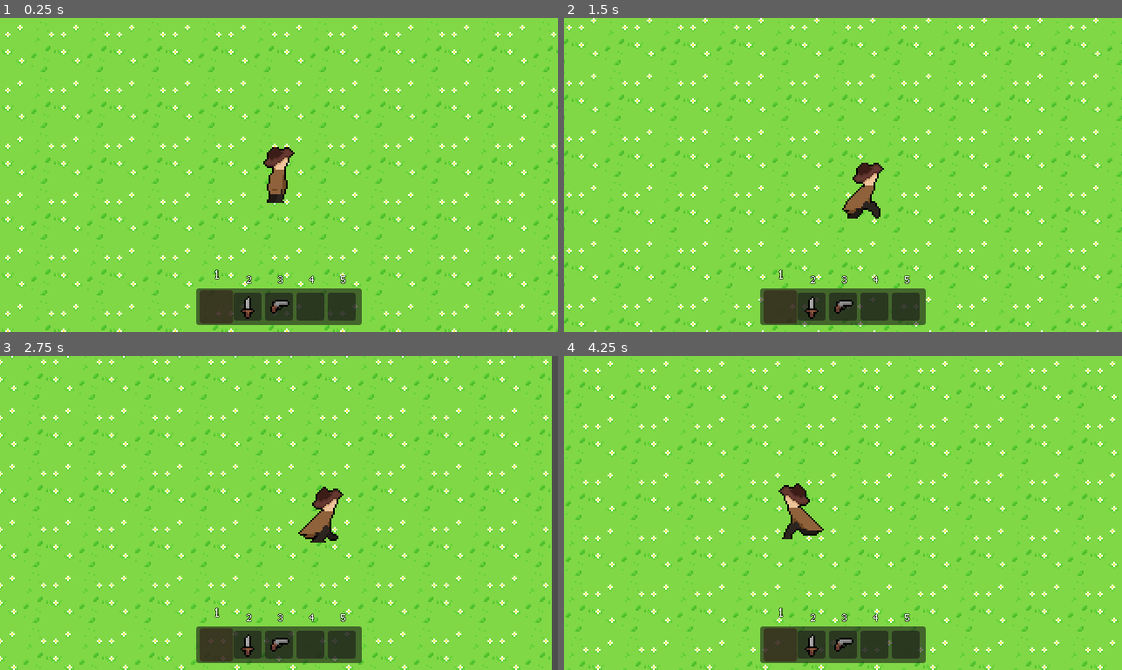
Above: before the commit, frames 1-4 (two rows, left to right).
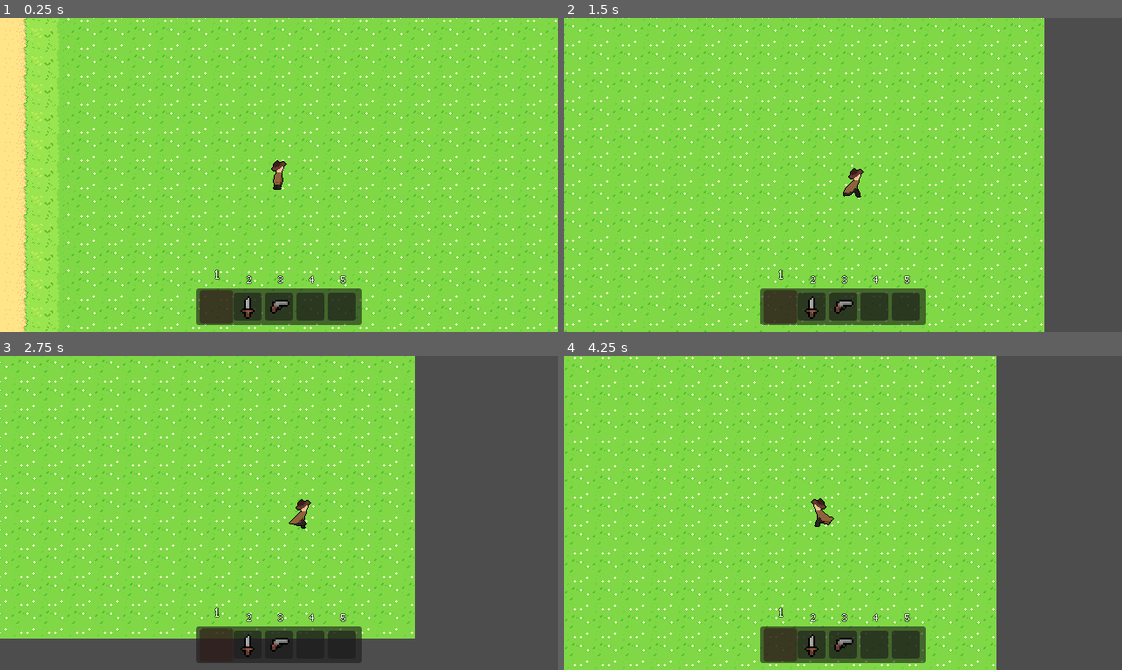
Above: after the commit, the same moments.

Repository: npkup/Wildjam-93
Game: Godot game, scene res://scenes/main.tscn
Two runs of this game, one before a commit and one after it. Both use one fixed random seed, a clock stepped at 60 frames per second and the inputs below.
Inputs (mouse positions are in pixels of both pictures, inside the frame that each line leads up to):
- Up to frame 1 (0.25 s): no input
- Up to frame 2 (1.5 s): move the mouse to (965, 159) at 0.52 s; hold D (right) 0.53-1.28 s; click (965, 159) at 0.6 s; move the mouse to (731, 190) at 1.27 s; hold S (down) from 1.28 s (still down); click (731, 190) at 1.35 s
- Up to frame 3 (2.75 s): move the mouse to (334, 443) at 2.02 s; release S (down) at 2.03 s; hold D (right) from 2.03 s (still down); click (334, 443) at 2.1 s
- Up to frame 4 (4.25 s): move the mouse to (815, 575) at 2.77 s; release D (right) at 2.78 s; hold W (up) 2.78-3.53 s; click (815, 575) at 2.85 s; move the mouse to (1010, 560) at 3.52 s; hold A (left) from 3.53 s (still down); click (1010, 560) at 3.6 s

The runs differ from the first frame. In frame 1, 25% of the frame differs, in the area x 0-100%, y 0-100%; in frame 2, 28%; in frame 3, 41%, in the area x 0-99%, y 0-100%; in frame 4, 35%.

Commit message:
Player weapon anim

Diff:
--- a/project.godot
+++ b/project.godot
@@ -73,6 +73,11 @@
 "events": [Object(InputEventKey,"resource_local_to_scene":false,"resource_name":"","device":-1,"window_id":0,"alt_press …(191 unchanged characters)…
 ]
 }
+attack={
+"deadzone": 0.2,
+"events": [Object(InputEventMouseButton,"resource_local_to_scene":false,"resource_name":"","device":-1,"window_id":0,"alt_pressed":false,"shift_pressed":false,"ctrl_pressed":false,"meta_pressed":false,"button_mask":0,"position":Vector2(0, 0),"global_position":Vector2(0, 0),"factor":1.0,"button_index":1,"canceled":false,"pressed":false,"double_click":false,"script":null)
+]
+}
 
 [physics]
 
--- a/scenes/main.tscn
+++ b/scenes/main.tscn
@@ -64,7 +64,6 @@
 position = Vector2(335, 186)
 
 [node name="Camera2D" type="Camera2D" parent="player" unique_id=12143856]
-zoom = Vector2(2, 2)
 process_callback = 0
 position_smoothing_enabled = true
 
--- a/scenes/player.tscn
+++ b/scenes/player.tscn
@@ -4,7 +4,7 @@
 [ext_resource type="Texture2D" uid="uid://dkwab2xxlig2v" path="res://assets/sprites/player/detective.png" id="2_qhqgy"]
 [ext_resource type="Shader" uid="uid://3vqvtjuj7ea2" path="res://shaders/outline.gdshader" id="2_qlg0r"]
 [ext_resource type="Texture2D" uid="uid://dpt2wj5iu3w43" path="res://assets/sprites/player/detective_run.png" id="3_dqkch"]
-[ext_resource type="Texture2D" uid="uid://d1j0tw275t7wp" path="res://assets/sprites/items/pistol/pistol.png" id="3_qhqgy"]
+[ext_resource type="Texture2D" uid="uid://d00k8e1t1ouvr" path="res://assets/sprites/items/dagger/dager.png" id="5_qlg0r"]
 
 [sub_resource type="RectangleShape2D" id="RectangleShape2D_sgp6g"]
 size = Vector2(32, 32)
@@ -15,73 +15,70 @@
 shader_parameter/type = 1
 shader_parameter/thickness = 1.0
 
-[sub_resource type="AtlasTexture" id="AtlasTexture_dqkch"]
-atlas = ExtResource("2_qhqgy")
-region = Rect2(0, 0, 32, 32)
-
 [sub_resource type="AtlasTexture" id="AtlasTexture_qlg0r"]
 atlas = ExtResource("2_qhqgy")
-region = Rect2(32, 0, 32, 32)
+region = Rect2(0, 0, 32, 34)
 
 [sub_resource type="AtlasTexture" id="AtlasTexture_tuyoq"]
 atlas = ExtResource("2_qhqgy")
-region = Rect2(64, 0, 32, 32)
+region = Rect2(32, 0, 32, 34)
 
 [sub_resource type="AtlasTexture" id="AtlasTexture_fjrip"]
 atlas = ExtResource("2_qhqgy")
-region = Rect2(96, 0, 32, 32)
+region = Rect2(64, 0, 32, 34)
 
 [sub_resource type="AtlasTexture" id="AtlasTexture_smehm"]
 atlas = ExtResource("2_qhqgy")
-region = Rect2(128, 0, 32, 32)
+region = Rect2(96, 0, 32, 34)
 
 [sub_resource type="AtlasTexture" id="AtlasTexture_ur7pv"]
 atlas = ExtResource("2_qhqgy")
-region = Rect2(160, 0, 32, 32)
+region = Rect2(128, 0, 32, 34)
 
 [sub_resource type="AtlasTexture" id="AtlasTexture_y4r1p"]
 atlas = ExtResource("2_qhqgy")
-region = Rect2(192, 0, 32, 32)
+region = Rect2(160, 0, 32, 34)
 
 [sub_resource type="AtlasTexture" id="AtlasTexture_d2wvv"]
 atlas = ExtResource("2_qhqgy")
-region = Rect2(224, 0, 32, 32)
+region = Rect2(192, 0, 32, 34)
+
+[sub_resource type="AtlasTexture" id="AtlasTexture_4r5pv"]
+atlas = ExtResource("2_qhqgy")
+region = Rect2(224, 0, 32, 34)
 
 [sub_resource type="AtlasTexture" id="AtlasTexture_3v2ag"]
 atlas = ExtResource("3_dqkch")
-region = Rect2(0, 0, 32, 32)
+region = Rect2(0, 0, 32, 34)
 
 [sub_resource type="AtlasTexture" id="AtlasTexture_jej6c"]
 atlas = ExtResource("3_dqkch")
-region = Rect2(32, 0, 32, 32)
+region = Rect2(32, 0, 32, 34)
 
 [sub_resource type="AtlasTexture" id="AtlasTexture_f1ej7"]
 atlas = ExtResource("3_dqkch")
-region = Rect2(64, 0, 32, 32)
+region = Rect2(64, 0, 32, 34)
 
 [sub_resource type="AtlasTexture" id="AtlasTexture_oprun"]
 atlas = ExtResource("3_dqkch")
-region = Rect2(96, 0, 32, 32)
+region = Rect2(96, 0, 32, 34)
 
 [sub_resource type="AtlasTexture" id="AtlasTexture_a8ls1"]
 atlas = ExtResource("3_dqkch")
-region = Rect2(128, 0, 32, 32)
+region = Rect2(128, 0, 32, 34)
 
 [sub_resource type="AtlasTexture" id="AtlasTexture_qfm1y"]
 atlas = ExtResource("3_dqkch")
-region = Rect2(160, 0, 32, 32)
+region = Rect2(160, 0, 32, 34)
 
 [sub_resource type="AtlasTexture" id="AtlasTexture_fulsm"]
 atlas = ExtResource("3_dqkch")
-region = Rect2(192, 0, 32, 32)
+region = Rect2(192, 0, 32, 34)
 
 [sub_resource type="SpriteFrames" id="SpriteFrames_3v2ag"]
 animations = [{
 "frames": [{
 "duration": 1.0,
-"texture": SubResource("AtlasTexture_dqkch")
-}, {
-"duration": 1.0,
 "texture": SubResource("AtlasTexture_qlg0r")
 }, {
 "duration": 1.0,
@@ -101,6 +98,9 @@
 }, {
 "duration": 1.0,
 "texture": SubResource("AtlasTexture_d2wvv")
+}, {
+"duration": 1.0,
+"texture": SubResource("AtlasTexture_4r5pv")
 }],
 "loop": true,
 "name": &"idle",
@@ -130,8 +130,127 @@
 }],
 "loop": true,
 "name": &"run",
-"speed": 8.0
+"speed": 12.0
 }]
+
+[sub_resource type="Animation" id="Animation_qlg0r"]
+length = 0.001
+tracks/0/type = "value"
+tracks/0/imported = false
+tracks/0/enabled = true
+tracks/0/path = NodePath("Marker2D/weapon:position")
+tracks/0/interp = 1
+tracks/0/loop_wrap = true
+tracks/0/keys = {
+"times": PackedFloat32Array(0),
+"transitions": PackedFloat32Array(1),
+"update": 0,
+"values": [Vector2(18, 0)]
+}
+tracks/1/type = "value"
+tracks/1/imported = false
+tracks/1/enabled = true
+tracks/1/path = NodePath("Marker2D:rotation")
+tracks/1/interp = 1
+tracks/1/loop_wrap = true
+tracks/1/keys = {
+"times": PackedFloat32Array(0),
+"transitions": PackedFloat32Array(1),
+"update": 0,
+"values": [1.5707964]
+}
+
+[sub_resource type="Animation" id="Animation_smehm"]
+resource_name = "dagger-left"
+length = 0.5
+step = 0.1
+tracks/0/type = "method"
+tracks/0/imported = false
+tracks/0/enabled = true
+tracks/0/path = NodePath(".")
+tracks/0/interp = 1
+tracks/0/loop_wrap = true
+tracks/0/keys = {
+"times": PackedFloat32Array(0, 0.5),
+"transitions": PackedFloat32Array(1, 1),
+"values": [{
+"args": [],
+"method": &"perpendicularize_sword"
+}, {
+"args": [],
+"method": &"unperpendicularize_sword"
+}]
+}
+tracks/1/type = "value"
+tracks/1/imported = false
+tracks/1/enabled = true
+tracks/1/path = NodePath("Marker2D:rotation")
+tracks/1/interp = 2
+tracks/1/loop_wrap = true
+tracks/1/keys = {
+"times": PackedFloat32Array(0, 0.1, 0.3),
+"transitions": PackedFloat32Array(1, 1, 1),
+"update": 0,
+"values": [-1.5707963267948966, -4.712389, -3.1415927]
+}
+
+[sub_resource type="Animation" id="Animation_tuyoq"]
+resource_name = "dagger-right"
+length = 0.5
+step = 0.1
+tracks/0/type = "method"
+tracks/0/imported = false
+tracks/0/enabled = true
+tracks/0/path = NodePath(".")
+tracks/0/interp = 1
+tracks/0/loop_wrap = true
+tracks/0/keys = {
+"times": PackedFloat32Array(0, 0.3),
+"transitions": PackedFloat32Array(1, 1),
+"values": [{
+"args": [],
+"method": &"perpendicularize_sword"
+}, {
+"args": [],
+"method": &"unperpendicularize_sword"
+}]
+}
+tracks/1/type = "value"
+tracks/1/imported = false
+tracks/1/enabled = true
+tracks/1/path = NodePath("Marker2D:rotation")
+tracks/1/interp = 2
+tracks/1/loop_wrap = true
+tracks/1/keys = {
+"times": PackedFloat32Array(0, 0.1, 0.3),
+"transitions": PackedFloat32Array(1, 1, 1),
+"update": 0,
+"values": [-1.5707964, 1.5707964, 0.0]
+}
+
+[sub_resource type="Animation" id="Animation_fjrip"]
+resource_name = "pistol"
+length = 0.3
+tracks/0/type = "value"
+tracks/0/imported = false
+tracks/0/enabled = true
+tracks/0/path = NodePath("Marker2D/weapon:position")
+tracks/0/interp = 1
+tracks/0/loop_wrap = true
+tracks/0/keys = {
+"times": PackedFloat32Array(0, 0.099999994, 0.3),
+"transitions": PackedFloat32Array(-2, -2, -2),
+"update": 0,
+"values": [Vector2(18, 0), Vector2(10, 0), Vector2(18, 0)]
+}
+
+[sub_resource type="AnimationLibrary" id="AnimationLibrary_fjrip"]
+_data = {
+&"RESET": SubResource("Animation_qlg0r"),
+&"dagger-left": SubResource("Animation_smehm"),
+&"dagger-right": SubResource("Animation_tuyoq"),
+&"pistol": SubResource("Animation_fjrip")
+}
 
 [node name="player" type="CharacterBody2D" unique_id=2018141324]
 motion_mode = 1
@@ -145,9 +264,14 @@
 sprite_frames = SubResource("SpriteFrames_3v2ag")
 animation = &"run"
 autoplay = "idle"
+frame_progress = 0.47621682
 
 [node name="Marker2D" type="Marker2D" parent="." unique_id=485629900]
+rotation = 1.5707964
 
 [node name="weapon" type="Sprite2D" parent="Marker2D" unique_id=1501774576]
 position = Vector2(18, 0)
-texture = ExtResource("3_qhqgy")
+texture = ExtResource("5_qlg0r")
+
+[node name="AnimationPlayer" type="AnimationPlayer" parent="." unique_id=1340512581]
+libraries/ = SubResource("AnimationLibrary_fjrip")
--- a/scripts/player.gd
+++ b/scripts/player.gd
@@ -4,14 +4,32 @@
 const ACCELERATION : int = 600
 const DECELLERATION : int = 1200
 
+
+@onready var weapon_sprite: Sprite2D = $Marker2D/weapon
+
+var weapon_angle_ovveride : bool = false
+var attack_cooldown_timer : float = 0
+
 func _physics_process(delta: float) -> void:
 	var up_down_direction : float = Input.get_axis("up", "down")
+	var left_right_direction : float = Input.get_axis("left", "right")
+
+	attack_cooldown_timer -= delta
+	attack_cooldown_timer = clamp(attack_cooldown_timer, 0, INF)
+	up_down_direction = Vector2(left_right_direction, up_down_direction).normalized().y
+	left_right_direction = Vector2(left_right_direction, up_down_direction).normalized().x
+
+	if Input.is_action_just_pressed("attack") and attack_cooldown_timer == 0:
+		match Global.inventory_items[Global.focused_slot]:
+			Global.items.PISTOL:
+				$AnimationPlayer.play("pistol")
+				attack_cooldown_timer = $AnimationPlayer.get_animation("pistol").length
+
 	if up_down_direction:
 		velocity.y = move_toward(velocity.y, MOVE_SPEED * up_down_direction, ACCELERATION * delta)
 	else:
 		velocity.y = move_toward(velocity.y, 0, DECELLERATION * delta)
 
-	var left_right_direction : float = Input.get_axis("left", "right")
 	if left_right_direction:
 		velocity.x = move_toward(velocity.x, MOVE_SPEED * left_right_direction, ACCELERATION * delta)
 		$AnimatedSprite2D.flip_h = !left_right_direction > 0
@@ -23,14 +41,16 @@
 	else:
 		$AnimatedSprite2D.play("idle")
 
-	$Marker2D.look_at(get_global_mouse_position())
-	if $Marker2D.global_rotation_degrees > 90 or $Marker2D.global_rotation_degrees < -90:
-		$Marker2D/weapon.rotation_degrees = 180
-		$Marker2D/weapon.flip_h = true
-	elif !$Marker2D.global_rotation_degrees > 90 or !$Marker2D.global_rotation_degrees < -90:
-		$Marker2D/weapon.rotation_degrees = 0
-		$Marker2D/weapon.flip_h = false
-	$Marker2D/weapon.texture = Global.items_list_textures[Global.inventory_items[Global.focused_slot]]
+
+	if !weapon_angle_ovveride:
+		$Marker2D.look_at(get_global_mouse_position())
+		if $Marker2D.global_rotation_degrees > 90 or $Marker2D.global_rotation_degrees < -90:
+			weapon_sprite.rotation_degrees = 180
+			weapon_sprite.flip_h = true
+		elif !$Marker2D.global_rotation_degrees > 90 or !$Marker2D.global_rotation_degrees < -90:
+			weapon_sprite.rotation_degrees = 0
+			weapon_sprite.flip_h = false
+		weapon_sprite.texture = Global.items_list_textures[Global.inventory_items[Global.focused_slot]]
 
 	if Input.is_action_just_pressed("inventory1"):
 		Global.focused_slot = 1
@@ -44,3 +64,14 @@
 		Global.focused_slot = 5
 
 	move_and_slide()
+
+
+func perpendicularize_sword() -> void:
+	weapon_angle_ovveride = true
+	if weapon_sprite.flip_h:
+		weapon_sprite.rotation_degrees = -270
+	else:
+		weapon_sprite.rotation_degrees = 90
+
+func unperpendicularize_sword() -> void:
+	weapon_angle_ovveride = false
Binary file changed: assets/sprites/player/detective.png
Binary file changed: assets/sprites/player/detective_run.png
